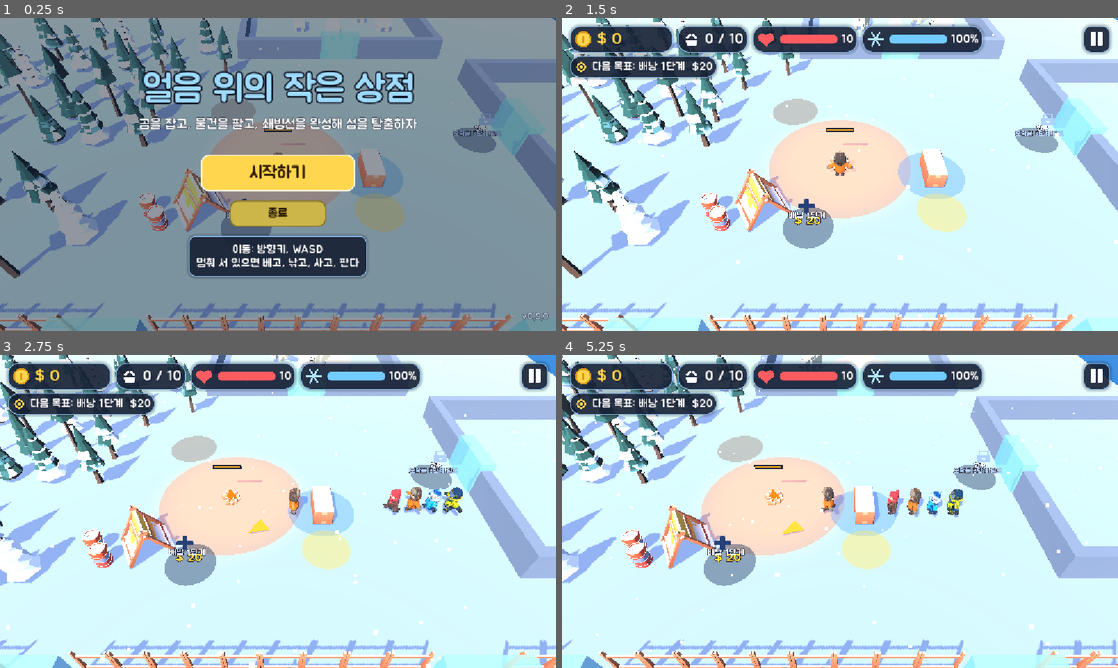
Above: before the commit, frames 1-4 (two rows, left to right).
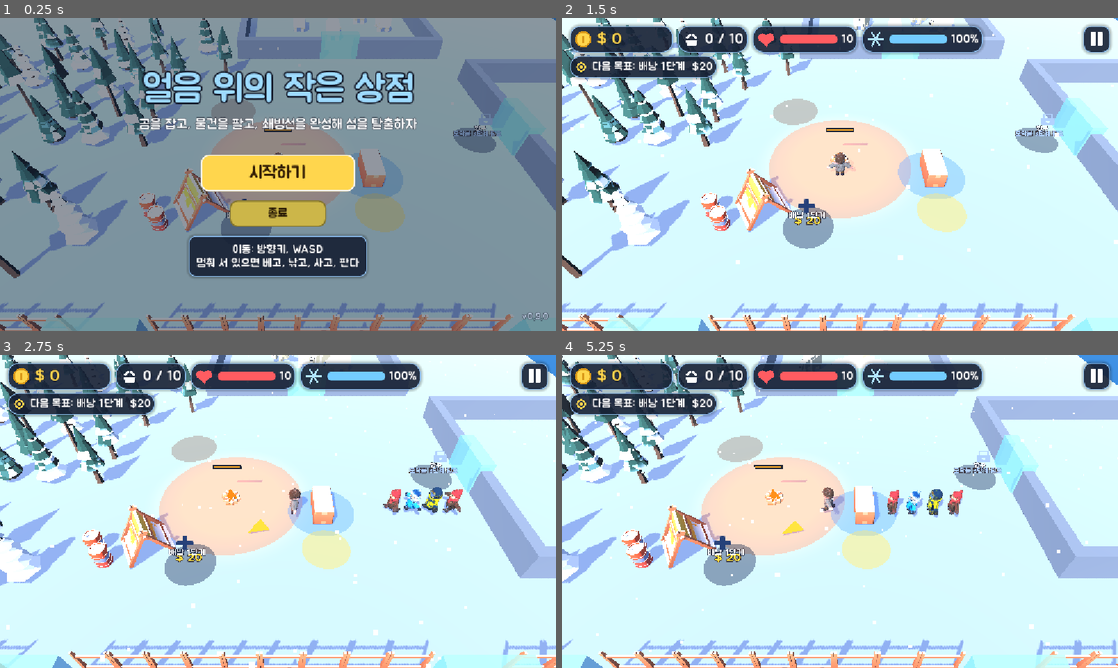
Above: after the commit, the same moments.

Repository: kimpro4214/FrostCamp
Game: Godot game, scene res://frost_camp/scenes/main.tscn
The game is run twice, just before and just after one commit, with the same random seed, the same clock (stepped at 60 frames per second) and the same inputs.
Inputs (mouse positions are in pixels of both pictures, inside the frame that each line leads up to):
- Up to frame 1 (0.25 s): no input
- Up to frame 2 (1.5 s): click "시작하기" at 0.5 s; click "건너뛰기" at 1.25 s
- Up to frame 3 (2.75 s): tap Enter (ui_accept) at 2, 2.27 s; move the mouse to (400, 495) at 2.02 s; hold D from 2.03 s (still down); tap 1 at 2.1 s; click (400, 495) at 2.17 s
- Up to frame 4 (5.25 s): release D at 2.75 s; drag from (728, 527) to (812, 574) at 2.77 s; move the mouse to (895, 442) at 3.52 s; hold D 3.53-4.25 s; tap 3 at 3.6 s; drag from (812, 574) to (673, 464) at 4.27 s; move the mouse to (1006, 558) at 5.02 s; hold A from 5.03 s (still down); tap 2 at 5.1 s

The runs differ from the first frame. In frame 1, less than 0.1% of the frame differs, in the area x 49-51%, y 42-44%; in frame 2, 0.1%; in frame 3, 0.7%, in the area x 51-84%, y 42-52%; in frame 4, 0.7%.

Commit message:
feat: 프로스트 캠프 주인공 방한복 3단계와 일꾼 7종을 Meshy 캐릭터로 바꿈

Diff:
--- a/frost_camp/scenes/stall_view.gd
+++ b/frost_camp/scenes/stall_view.gd
@@ -13,9 +13,8 @@
 const QUEUE_GAP := 1.1
 const CUSTOMER_MODELS := [
 	preload("res://frost_camp/assets/models/winter/customer-red.glb"),
-	preload("res://frost_camp/assets/models/winter/player-coat-0.glb"),
-	preload("res://frost_camp/assets/models/winter/player-coat-1.glb"),
-	preload("res://frost_camp/assets/models/winter/player-coat-2.glb"),
+	preload("res://frost_camp/assets/models/winter/customer-blue.glb"),
+	preload("res://frost_camp/assets/models/winter/customer-yellow.glb"),
 ]
 const CUSTOMER_SCALE := 2.3
 const WALK_SPEED := 3.5
--- a/frost_camp/scenes/worker_view.gd
+++ b/frost_camp/scenes/worker_view.gd
@@ -3,13 +3,13 @@
 
 ## 역할마다 다른 캐릭터를 써서 한눈에 구분되게 한다.
 const ROLE_MODELS := {
-	"lumberjack": "res://frost_camp/assets/models/characters/character-worker.glb",
-	"porter": "res://frost_camp/assets/models/characters/character-male-c.glb",
-	"hunter": "res://frost_camp/assets/models/characters/character-male-e.glb",
-	"fisher": "res://frost_camp/assets/models/characters/character-female-d.glb",
-	"miner": "res://frost_camp/assets/models/characters/character-female-a.glb",
-	"cashier": "res://frost_camp/assets/models/characters/character-female-b.glb",
-	"merc": "res://frost_camp/assets/models/characters/character-soldier.glb",
+	"lumberjack": "res://frost_camp/assets/models/winter/worker-lumberjack.glb",
+	"porter": "res://frost_camp/assets/models/winter/worker-porter.glb",
+	"hunter": "res://frost_camp/assets/models/winter/worker-hunter.glb",
+	"fisher": "res://frost_camp/assets/models/winter/worker-fisher.glb",
+	"miner": "res://frost_camp/assets/models/winter/worker-miner.glb",
+	"cashier": "res://frost_camp/assets/models/winter/worker-cashier.glb",
+	"merc": "res://frost_camp/assets/models/winter/worker-merc.glb",
 }
 
 var sim: FrostSim
Binary file removed: frost_camp/assets/models/characters/character-female-a.glb
Binary file removed: frost_camp/assets/models/characters/character-female-b.glb
Binary file removed: frost_camp/assets/models/characters/character-female-d.glb
Binary file removed: frost_camp/assets/models/characters/character-male-c.glb
Binary file removed: frost_camp/assets/models/characters/character-male-e.glb
Binary file removed: frost_camp/assets/models/characters/character-soldier.glb
Binary file removed: frost_camp/assets/models/characters/character-worker.glb
Binary file added: frost_camp/assets/models/winter/customer-blue.glb
Not shown, changed: frost_camp/assets/models/winter/customer-blue.glb.import
Renamed: frost_camp/assets/models/winter/player-coat-1_Image_0.jpg -> frost_camp/assets/models/winter/customer-blue_Image_0.jpg
Not shown, added: frost_camp/assets/models/winter/customer-blue_Image_0.jpg.import
Binary file added: frost_camp/assets/models/winter/customer-yellow.glb
(and 44 more such lines)
